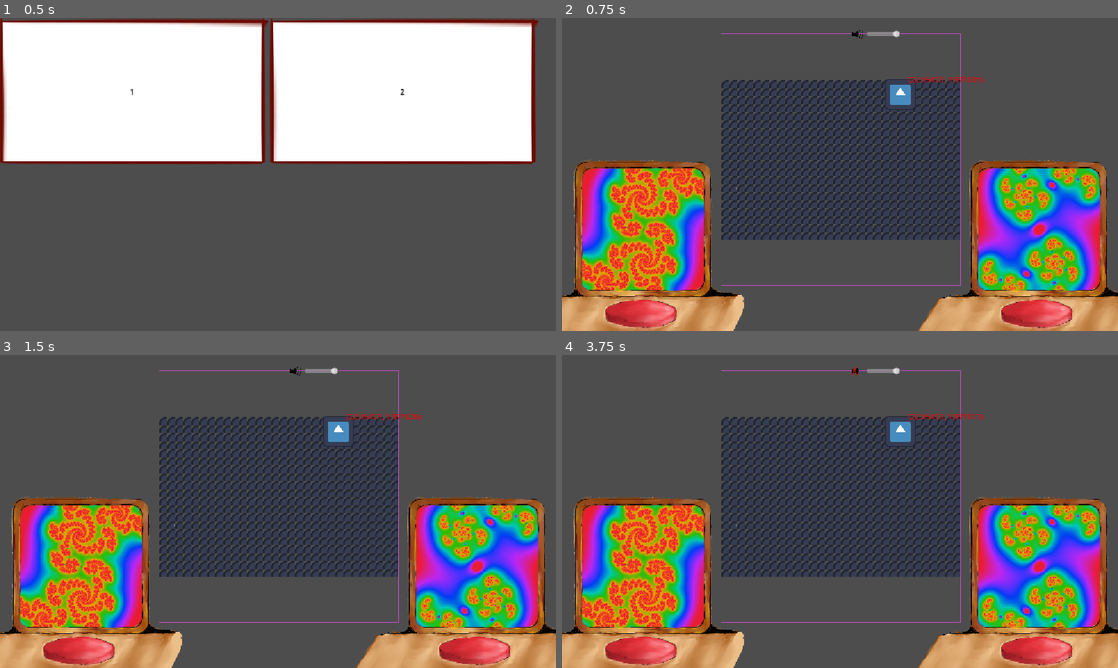
Above: before the commit, frames 1-4 (two rows, left to right).
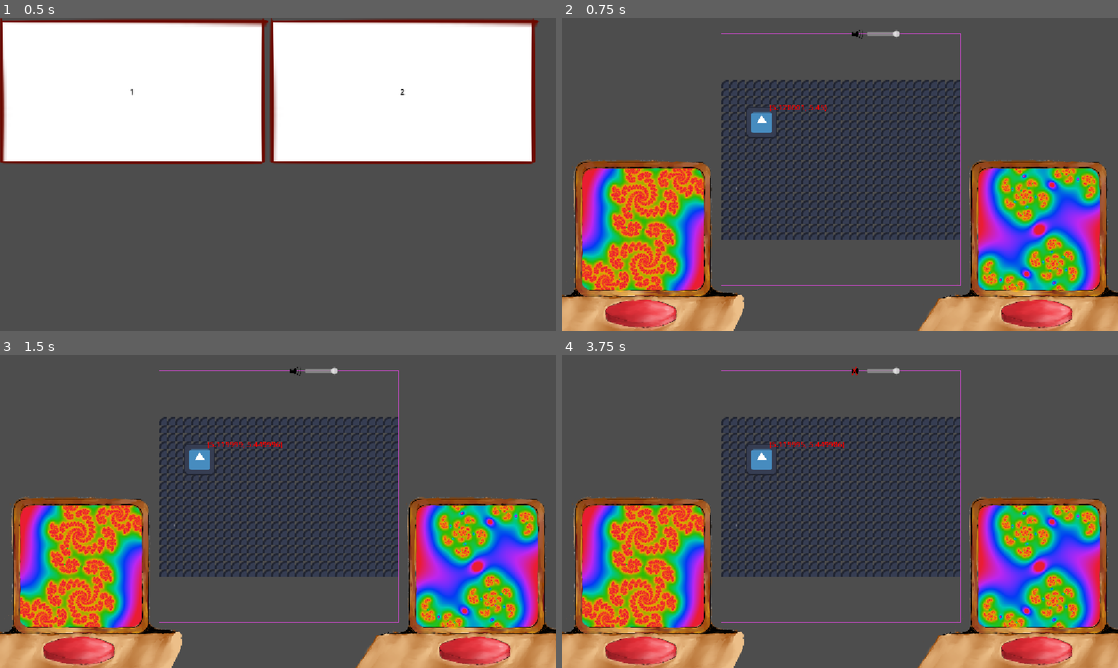
Above: after the commit, the same moments.

Repository: Wallted/ldjam-59
Game: Godot game, scene res://main.tscn
Same seed, same stepped clock (60 frames per second), same inputs: the game is played once before the commit and once after it. The engine's default icon, where the game draws it, is replaced by a stand-in: a white triangle on a blue panel in a dark square.
Inputs (mouse positions are in pixels of both pictures, inside the frame that each line leads up to; where the layout moved, square brackets give the same spot in the first picture):
- Up to frame 1 (0.5 s): no input
- Up to frame 2 (0.75 s): click "1" at 0.5 s
- Up to frame 3 (1.5 s): click (200, 458) [339, 430] at 1.25 s
- Up to frame 4 (3.75 s): click (762, 458) [901, 430] at 2 s; click (762, 458) [901, 430] at 2.75 s; click (856, 370) at 3.5 s

Frame 1 is identical in both runs. In frame 2, 0.9% of the frame differs, in the area x 33-76%, y 18-39%; in frame 3, 0.9%; in frame 4, 0.9%.

Commit message:
use x and y to spawn choristers
Signed-off-by: Grzegorz Choiński <grzegorzchoinski97@gmail.com>

Diff:
--- a/chorister.gd
+++ b/chorister.gd
@@ -5,14 +5,13 @@
 var _freq: float
 var _phase := 0.0
 var _increment := 0.0
-var _grid_position: Vector2
 
 var species_id: int
+var grid_position: Vector2
 
-func _init(_species_id: int, freq: float) -> void:
+func _init(_species_id: int, x: float, y: float) -> void:
 	species_id = _species_id
-	change_freq(freq)
-
+	grid_position = Vector2(x, y)
 
 func synthesize():
 	var frame = _specific_math()
@@ -29,7 +28,7 @@
 	return 0.0
 
 func _on_grid_position_changed(new_position: Vector2):
-	_grid_position = new_position
+	grid_position = new_position
 	var _grid_freq: float
-	_grid_freq= 440.0 * pow(2.0,((_grid_position.x- 24.0)/12.0))
+	_grid_freq= 440.0 * pow(2.0,((grid_position.x- 24.0)/12.0))
 	change_freq(_grid_freq)
--- a/level.gd
+++ b/level.gd
@@ -22,6 +22,7 @@
 		var choir_array = data_arrays[1]
 		for item in species_array:
 			var species_id = item[0]
-			var freq = item[1]
-			var chorister = Species.ChoristerMap[species_id].new(species_id, freq)
+			var position_x = item[1]
+			var position_y = item[2]
+			var chorister = Species.ChoristerMap[species_id].new(species_id, position_x, position_y)
 			choir_array.append(chorister)
--- a/level_data.gd
+++ b/level_data.gd
@@ -4,8 +4,8 @@
 var x: int
 var y: int
 
-var player_data: Array # [species, freq]
-var target_data: Array # [species, freq]
+var player_data: Array # [species, x, y]
+var target_data: Array # [species, x, y]
 
 func marshal() -> String:
 	var data = {
--- a/levels/01.json
+++ b/levels/01.json
@@ -2,13 +2,13 @@
 	"x": 30,
 	"y": 20,
 	"player_data": [
-		[0, 200.0],
+		[0, 5.12, 5.45],
 	],
 	"target_data": [
-		[0, 200.0],
-		[0, 200.0],
-		[0, 200.0],
-		[0, 200.0],
-		[0, 200.0],
+		[0, 1.0, 1.0],
+		[0, 2.0, 2.0],
+		[0, 3.0, 3.0],
+		[0, 4.0, 4.0],
+		[0, 5.0, 5.0],
 	],
 }
--- a/levels/02.json
+++ b/levels/02.json
@@ -2,13 +2,12 @@
 	"x": 15,
 	"y": 15,
 	"player_data": [
-		[0, 200.0],
-		[0, 200.0],
-		[0, 200.0],
+		[0, 0.0, 0.0],
+		[0, 0.0, 0.0],
+		[0, 0.0, 0.0],
 	],
 	"target_data": [
-		[0, 200.0],
-		[0, 200.0],
-		[0, 200.0],
+		[0, 1.0, 1.0],
+		[0, 2.0, 2.0],
 	],
 }
--- a/zoo_space.gd
+++ b/zoo_space.gd
@@ -28,7 +28,7 @@
 		var grid_animal = GRID_ANIMAL.instantiate()
 		grid_animal.zoo_space = self
 		grid_animal.species_id = chorister.species_id
-		grid_animal.position = Vector2(randi_range(0, int(grid_size_scaled.x)), randi_range(0, int(grid_size_scaled.y)))
+		grid_animal.position = tilemap.position + (chorister.grid_position * tilemap.scale * Vector2(tilemap.tile_set.tile_size))
 		grid_animal.position_changed.connect(chorister._on_grid_position_changed)
 		add_child(grid_animal)
 
